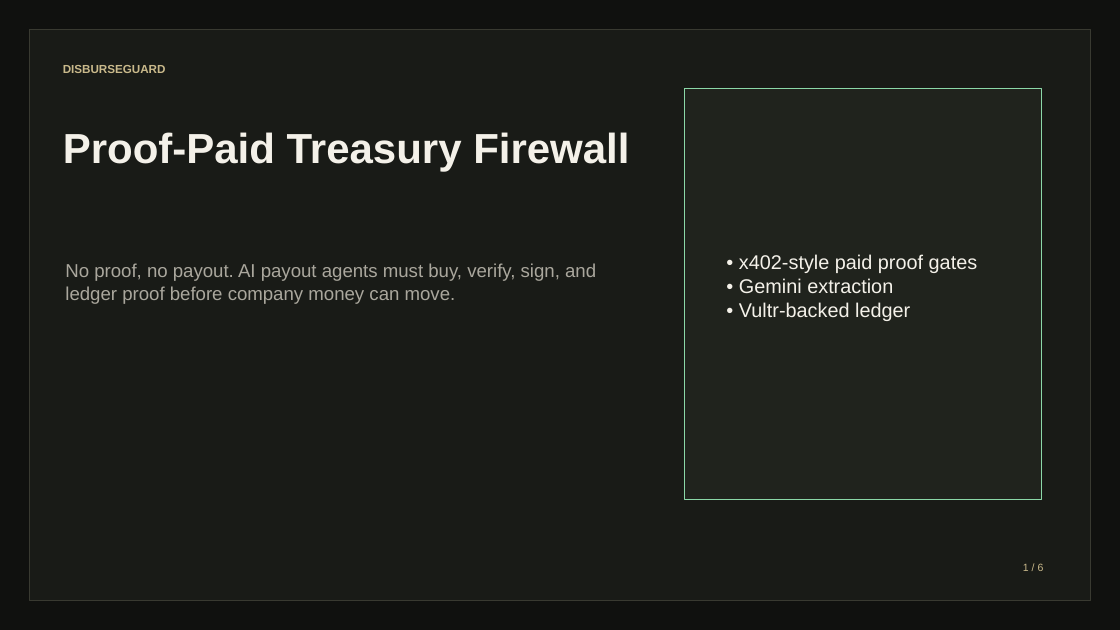
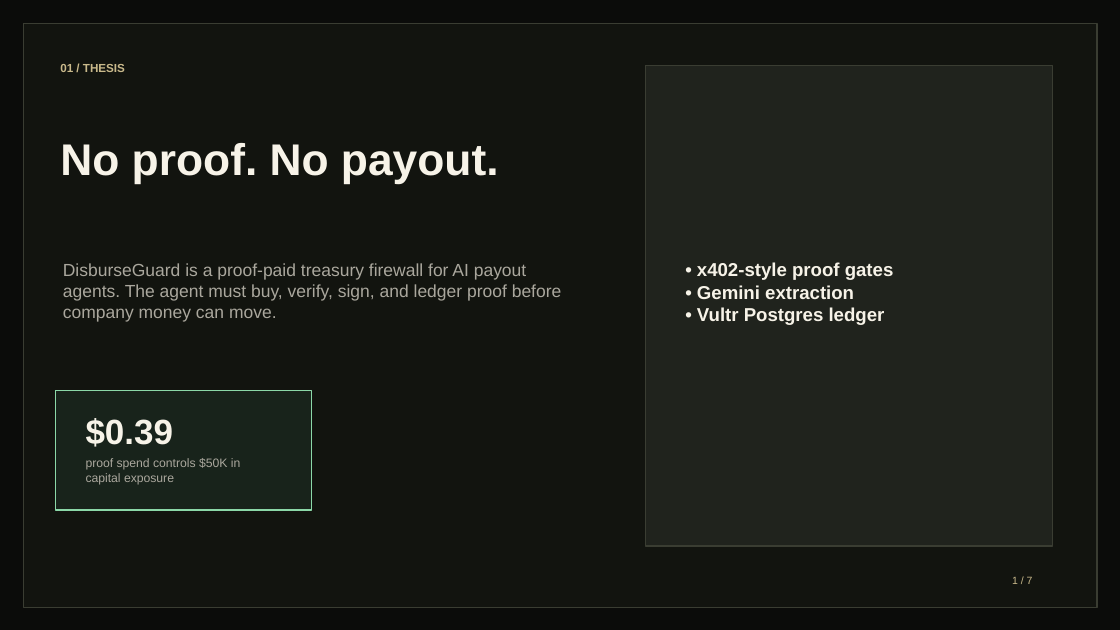
Before and after one commit to Vetassikc/disburseguard, a slide deck: slide 1 of artifacts/submission/disburseguard-slides.pptx. Drawn at 1120x630 pixels with LibreOffice and Linux fonts; fonts in the diff are those of the drawing. Boxes give left, top, right and bottom in pixels: in the first picture for what was removed or moved away, otherwise in the second. Text is boxed around its words. In the diff, an @@ line names an element or a change of style, - is before the commit and + after.

```diff
--- a/artifacts/submission/disburseguard-slides.pptx
+++ b/artifacts/submission/disburseguard-slides.pptx
@@ background #10110F to #0B0C0A @@
@@ rectangle: place and size @@
-rectangle at bbox=[29, 29, 1091, 601]
+rectangle at bbox=[24, 24, 1097, 607]
@@ rectangle at bbox=[24, 24, 1097, 607]: fill #191B17 to #12140F; outline #393A31 1 pt to #3A3D32 1 pt @@
@@ text at bbox=[60, 64, 125, 72]: text changed @@
-DISBURSEGUARD
+01 / THESIS
@@ rectangle: place and size @@
-rectangle at bbox=[685, 88, 1042, 500]
+rectangle at bbox=[645, 66, 1053, 546]
@@ rectangle at bbox=[645, 66, 1053, 546]: outline #8BD8A8 1 pt to #3A3D32 1 pt @@
@@ text "• x402-style proof gates": place and size @@
-text "• x402-style proof gates" at bbox=[739, 254, 978, 321]
+text "• x402-style proof gates" at bbox=[697, 262, 894, 325]
@@ text at bbox=[60, 143, 499, 183]: text changed; size 36 to 38 pt; text colour #F4F1E9 to #F7F3E8 @@
-Proof-Paid Treasury Firewall
+No proof. No payout.
@@ text at bbox=[63, 263, 562, 322]: text changed; size 16 to 15 pt @@
-No proof, no payout. AI payout agents must buy, verify, sign, and ledger proof before company money can move.
+DisburseGuard is a proof-paid treasury firewall for AI payout agents. The agent must buy, verify, sign, and ledger proof before company money can move.
@@ text at bbox=[697, 262, 894, 280]: text changed; size 17 to 16 pt; text colour #F4F1E9 to #F7F3E8; bold on @@
-• x402-style paid proof gates
+• x402-style proof gates
@@ text at bbox=[697, 285, 854, 299]: size 17 to 16 pt, text colour #F4F1E9 to #F7F3E8, bold on in "• Gemini extraction" @@
@@ text at bbox=[697, 307, 885, 325]: text changed; size 17 to 16 pt; text colour #F4F1E9 to #F7F3E8; bold on @@
-• Vultr-backed ledger
+• Vultr Postgres ledger
@@ rectangle added at bbox=[55, 391, 312, 510], fill #18231B, outline #8BD8A8 1.3 pt @@
@@ text added at bbox=[86, 418, 174, 447], 30 pt, text #F7F3E8, bold @@
+$0.39
@@ text added at bbox=[86, 458, 241, 485], 10.5 pt, text #AAA79D @@
+proof spend controls $50K in capital exposure
@@ text at bbox=[1012, 576, 1033, 584]: text changed @@
-1 / 6
+1 / 7
```
Also in this commit, not shown: 6 slides added, 5 slides removed, 8 other files.
